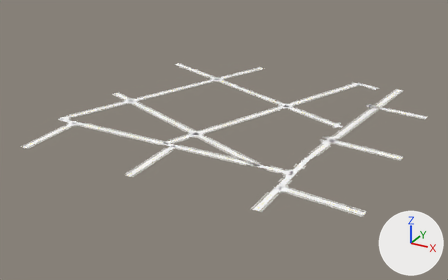
Renders of the glTF model game/assets/city/roads/roads_-4_0.gltf from each side of a commit.
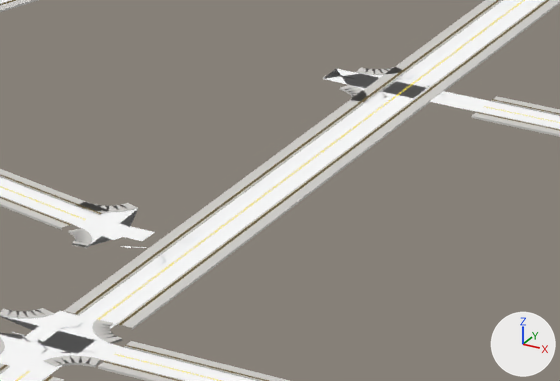
The first picture shows the older version from a camera (50 mm lens) standing at (-1379.0, -1077.0, 365.0) and looking at (-1818.0, -279.0, -34.0). The close-ups show the older and then the newer version on the part from 72% to 89% of the width and 34% to 52% of the height of that picture. Only the edits that show in the close-ups are written down. Lighting does not change. The marker at lower right points along +X, +Y and +Z. Objects named as collision shapes, trigger or cutter boxes, shadow casters or lower levels of detail are left out. Vertices at exactly the same position are counted once.

The scene before the commit, as lines of its bpy script (objects in view):
```python
me_roads__4_0_road_tactile_strip = bpy.data.meshes.new('roads_-4_0_Road_Tactile_Strip')
me_roads__4_0_road_tactile_strip.from_pydata(...)  # 1776 vertices, 1672 faces; spans x -2051.0..-1536.0, y -508.0..5.0, z 0.0
me_roads__4_0_road_tactile_strip.materials.append(mat_road_tactile_strip)
me_roads__4_0_sh_kerb = bpy.data.meshes.new('roads_-4_0_SH_kerb')
me_roads__4_0_sh_kerb.from_pydata(...)  # 3918 vertices, 4928 faces; spans x -2051.0..-1536.0, y -508.0..5.0, z 0.0
me_roads__4_0_sh_kerb.materials.append(mat_sh_kerb)  # light grey #cecdca
me_roads__4_0_sh_sidewalk = bpy.data.meshes.new('roads_-4_0_SH_sidewalk')
me_roads__4_0_sh_sidewalk.from_pydata(...)  # 4248 vertices, 4928 faces; spans x -2052.0..-1536.0, y -508.0..6.0, z 0.0
me_roads__4_0_sh_sidewalk.materials.append(mat_sh_sidewalk)  # light grey #d4d2ce
me_roads__4_0_sh_wet_asphalt = bpy.data.meshes.new('roads_-4_0_SH_wet_asphalt')
me_roads__4_0_sh_wet_asphalt.from_pydata(...)  # 9947 vertices, 17733 faces; spans x -2052.0..-1536.0, y -508.0..5.0, z 0.0
me_roads__4_0_sh_wet_asphalt.materials.append(mat_sh_wet_asphalt)
ob_roads__4_0_road_tactile_strip = bpy.data.objects.new('roads_-4_0_Road_Tactile_Strip', me_roads__4_0_road_tactile_strip)
ob_roads__4_0_road_tactile_strip.location = (0.0, 0.0, 0.0)
ob_roads__4_0_sh_kerb = bpy.data.objects.new('roads_-4_0_SH_kerb', me_roads__4_0_sh_kerb)
ob_roads__4_0_sh_kerb.location = (0.0, 0.0, 0.0)
ob_roads__4_0_sh_sidewalk = bpy.data.objects.new('roads_-4_0_SH_sidewalk', me_roads__4_0_sh_sidewalk)
ob_roads__4_0_sh_sidewalk.location = (0.0, 0.0, 0.0)
ob_roads__4_0_sh_wet_asphalt = bpy.data.objects.new('roads_-4_0_SH_wet_asphalt', me_roads__4_0_sh_wet_asphalt)
ob_roads__4_0_sh_wet_asphalt.location = (0.0, 0.0, 0.0)
# also in view: 'roads_-4_0_SH_road_marking_white' at (-1797.0, -250.0, 0.0)
```
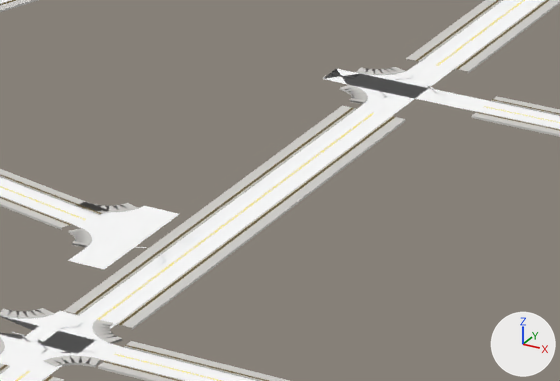
Changed parts and their boxes [x1, y1, x2, y2] in the close-ups (560 x 381 px; the box of a moved part takes in the faces that stretch with it):
part 1 of me_roads__4_0_road_tactile_strip, deleted
    before: [352, 61, 458, 117]
part 2 of me_roads__4_0_sh_sidewalk, cut back
    before: [342, 61, 468, 121]
    after: [351, 93, 366, 97]
part 3 of me_roads__4_0_sh_wet_asphalt, moved or reshaped
    before: [90, 210, 155, 246]
    after: [68, 206, 179, 269]

The change, as a diff of the scene's bpy script:
```diff
--- a/game/assets/city/roads/roads_-4_0.gltf.py
+++ b/game/assets/city/roads/roads_-4_0.gltf.py
@@ me_roads__4_0_road_tactile_strip @@
 # used by ob_roads__4_0_road_tactile_strip; location = (0.0, 0.0, 0.0)
-me_roads__4_0_road_tactile_strip.from_pydata(...)  # 1776 vertices, 1672 faces; spans x -2051.0..-1536.0, y -508.0..5.0, z 0.0
+me_roads__4_0_road_tactile_strip.from_pydata(...)  # 1748 vertices, 1640 faces; spans x -2051.0..-1536.0, y -508.0..5.0, z 0.0
+# me_roads__4_0_road_tactile_strip part 1: 20 vertices removed from x -1630.0..-1618.0, y -119.0..-94.0, z 0.0
+# other edits to the shape of me_roads__4_0_road_tactile_strip do not show in these pictures
 me_roads__4_0_road_tactile_strip.materials.append(mat_road_tactile_strip)
@@ me_roads__4_0_sh_sidewalk @@
 # used by ob_roads__4_0_sh_sidewalk; location = (0.0, 0.0, 0.0)
-me_roads__4_0_sh_sidewalk.from_pydata(...)  # 4248 vertices, 4928 faces; spans x -2052.0..-1536.0, y -508.0..6.0, z 0.0
+me_roads__4_0_sh_sidewalk.from_pydata(...)  # 4206 vertices, 4864 faces; spans x -2052.0..-1536.0, y -508.0..6.0, z 0.0
+# me_roads__4_0_sh_sidewalk part 2: 2 vertices moved within x -1633.0, y -117.0, z 0.0; 30 vertices removed from x -1633.0..-1616.0, y -119.0..-94.0, z 0.0
+# other edits to the shape of me_roads__4_0_sh_sidewalk do not show in these pictures
 me_roads__4_0_sh_sidewalk.materials.append(mat_sh_sidewalk)
@@ me_roads__4_0_sh_wet_asphalt @@
 me_roads__4_0_sh_wet_asphalt.from_pydata(...)  # 9947 vertices, 17733 faces; spans x -2052.0..-1536.0, y -508.0..5.0, z 0.0
 # used by ob_roads__4_0_sh_wet_asphalt; location = (0.0, 0.0, 0.0)
+# me_roads__4_0_sh_wet_asphalt part 3: 16 of 9947 vertices moved; they spanned x -1655.0..-1645.0, y -224.0..-204.0, z 0.0 and now span x -1656.0..-1644.0, y -237.0..-200.0, z 0.0; mean shift (0.0, -2.0, 0.0); largest move (-1654.0, -218.0, 0.0) -> (-1656.0, -236.0, 0.0)
 me_roads__4_0_sh_wet_asphalt.materials.append(mat_sh_wet_asphalt)
```
